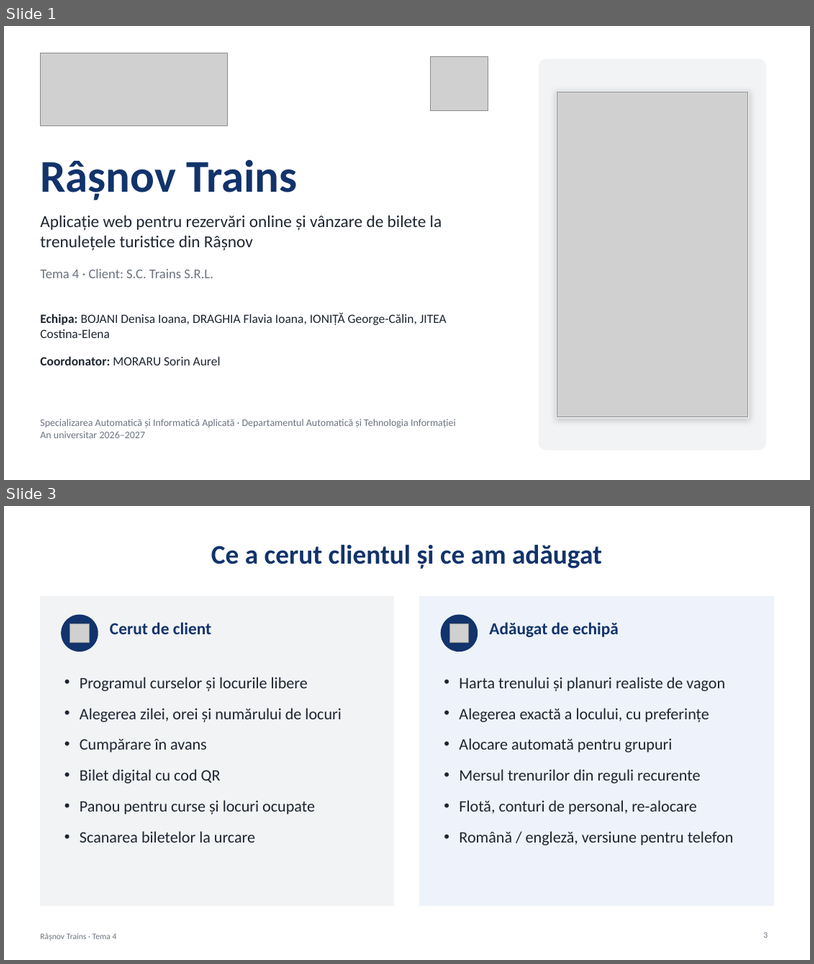
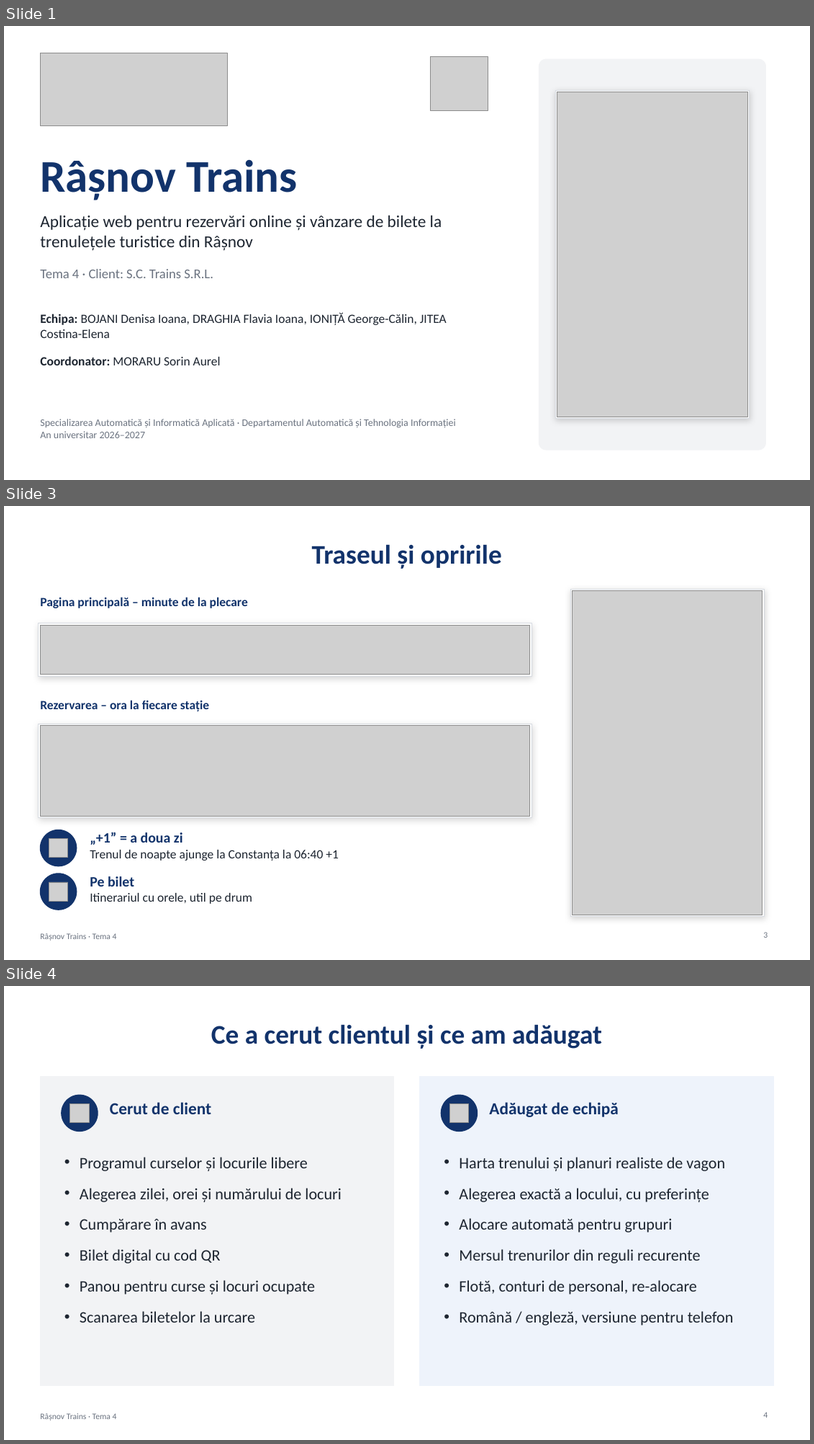
Before and after one commit to JohnBenson00/ProiectPA, a slide deck: docs/Prezentare_Tema4_RasnovTrains_DRAFT-WIP.pptx. Shown one above the other, each under a label of ours: slides 1 and 3 before the commit, slides 1, 3 and 4 after it; the slides between them are not shown. The pictures are 814x964 and 814x1444 pixels, drawn with LibreOffice and Linux fonts; fonts in the diff are those of the drawing; grey boxes stand for pictures. Boxes give left, top, right and bottom in pixels: in the first picture for what was removed or moved away, otherwise in the second. Text is boxed around its words. In the diff, an @@ line names an element or a change of style, - is before the commit and + after.

```diff
--- a/docs/Prezentare_Tema4_RasnovTrains_DRAFT-WIP.pptx
+++ b/docs/Prezentare_Tema4_RasnovTrains_DRAFT-WIP.pptx
@@ slide 3 added at (4,506,810,960), background #FFFFFF; not listed: 1 template element that a slide beside it also shows @@
@@ title added at (312,544,502,569), 32 pt, text #12336B, bold @@
+Traseul și opririle
@@ rectangle added at (571,589,764,916), fill #FFFFFF, outline #D7DBE1 0.75 pt @@
@@ picture added at (573,591,763,914) @@
@@ text added at (40,597,248,608), 15 pt, text #12336B, bold @@
+Pagina principală – minute de la plecare
@@ rectangle added at (39,623,532,677), fill #FFFFFF, outline #D7DBE1 0.75 pt @@
@@ picture added at (40,626,530,674) @@
@@ text added at (40,700,209,711), 15 pt, text #12336B, bold @@
+Rezervarea – ora la fiecare stație
@@ rectangle added at (39,723,532,818), fill #FFFFFF, outline #D7DBE1 0.75 pt @@
@@ picture added at (40,726,530,816) @@
@@ ellipse added at (40,830,77,866), fill #12336B, outline #12336B 1 pt @@
@@ picture added at (49,838,67,857) @@
@@ text added at (90,831,339,860), 15 pt, text #1D2530 @@
+„+1” = a doua zi
+Trenul de noapte ajunge la Constanța la 06:40 +1
@@ ellipse added at (40,873,77,909), fill #12336B, outline #12336B 1 pt @@
@@ picture added at (49,882,67,901) @@
@@ text added at (90,876,252,903), 15 pt, text #1D2530 @@
+Pe bilet
+Itinerariul cu orele, util pe drum
@@ page number added at (764,932,768,937), 10 pt, text #6B7380 @@
+3
@@ what was slide 3 is now slide 4 @@
@@ page number at (764,1412,768,1417): text changed @@
-3
+4
```
Also in this commit, not shown: 1 slide changed, 15 other files.
